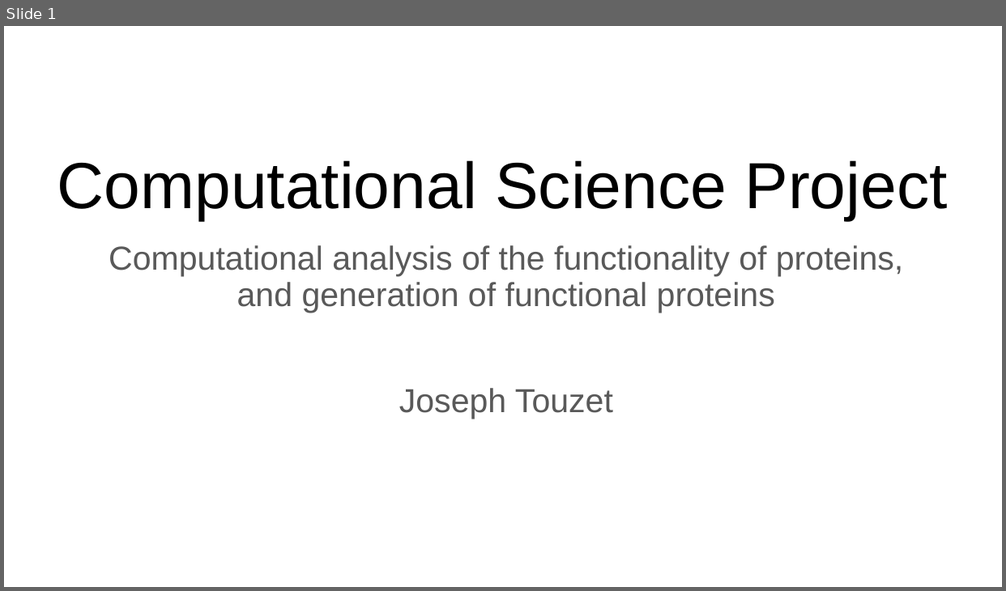
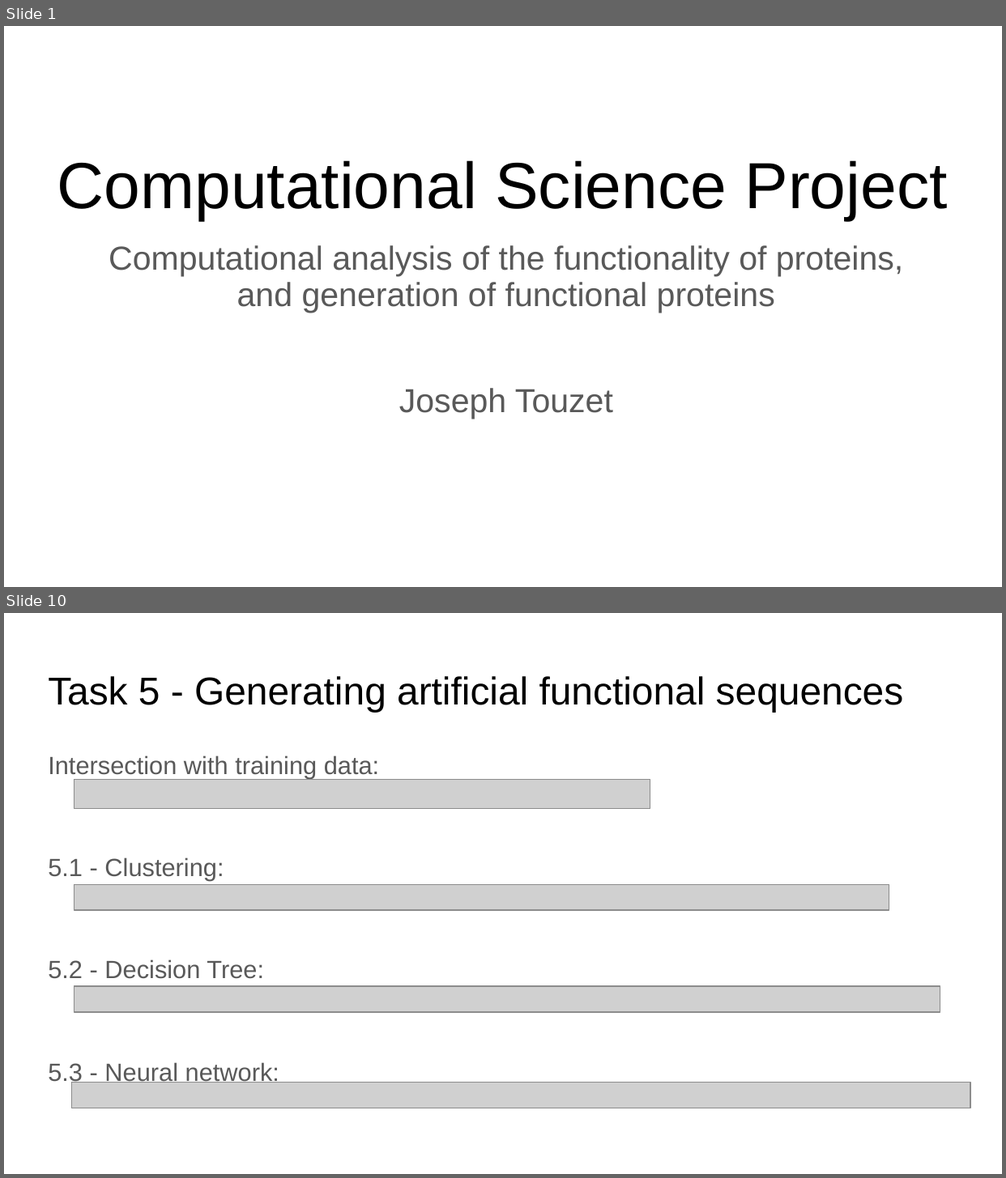
Before and after one commit to jolatechno/cours-ENS, a slide deck: cours/M2/machine_learning/PCS_CompSci_Project/Joseph_TOUZET_computational_science_project.odp. Shown one above the other, each under a label of ours: slide 1 before the commit, slides 1 and 10 after it; the slides between them are not shown. The pictures are 1006x591 and 1006x1178 pixels, drawn with LibreOffice and Linux fonts; fonts in the diff are those of the drawing; grey boxes stand for pictures. Boxes give left, top, right and bottom in pixels: in the first picture for what was removed or moved away, otherwise in the second. Text is boxed around its words. In the diff, an @@ line names an element or a change of style, - is before the commit and + after.

```diff
--- a/cours/M2/machine_learning/PCS_CompSci_Project/Joseph_TOUZET_computational_science_project.odp
+++ b/cours/M2/machine_learning/PCS_CompSci_Project/Joseph_TOUZET_computational_science_project.odp
@@ slide 10 added at (x1=4, y1=613, x2=1002, y2=1174), background #FFFFFF @@
@@ title added at (x1=48, y1=676, x2=904, y2=712), 28 pt, text #000000 @@
+Task 5 - Generating artificial functional sequences
@@ text added at (x1=48, y1=756, x2=379, y2=1085), 18 pt, text #595959 @@
+Intersection with training data:
+5.1 - Clustering:
+5.2 - Decision Tree:
+5.3 - Neural network:
@@ picture added at (x1=74, y1=780, x2=650, y2=808) @@
@@ picture added at (x1=74, y1=884, x2=889, y2=910) @@
@@ picture added at (x1=74, y1=986, x2=940, y2=1012) @@
@@ picture added at (x1=72, y1=1082, x2=971, y2=1108) @@
```
Also in this commit, not shown: 6 slides changed, 3 other slides added, 2 slides removed, 6 other files.
